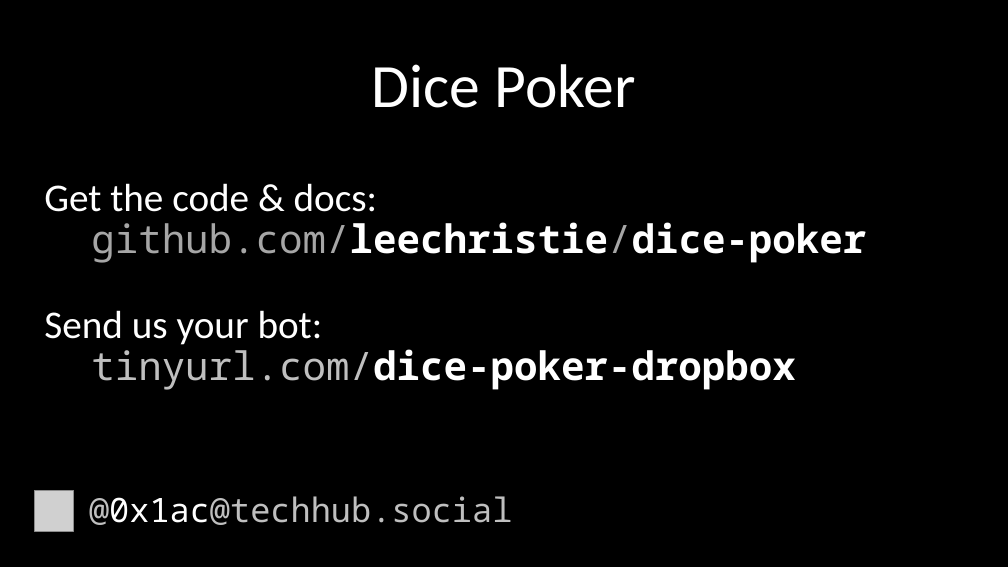
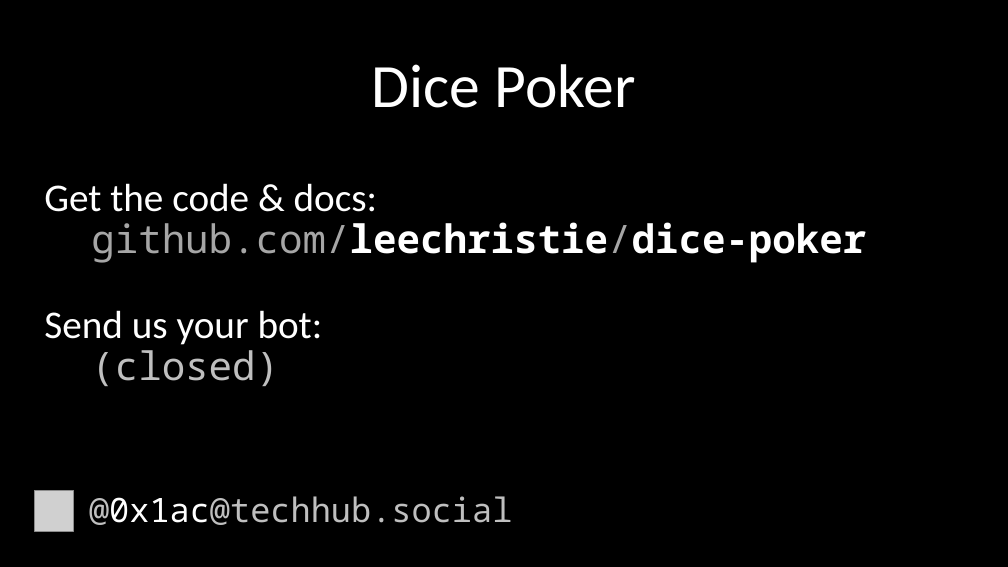
Before and after one commit to leechristie/dice-poker, a slide deck: slide 11 of apug-feb-2023.pptx. Drawn at 1008x567 pixels with LibreOffice and Linux fonts; fonts in the diff are those of the drawing; grey boxes stand for pictures. Boxes give left, top, right and bottom in pixels: in the first picture for what was removed or moved away, otherwise in the second. Text is boxed around its words. In the diff, an @@ line names an element or a change of style, - is before the commit and + after.

```diff
--- a/apug-feb-2023.pptx
+++ b/apug-feb-2023.pptx
@@ text at box(91, 344, 279, 386): text changed; text colour #FFFFFF to #BFBFBF; bold off @@
-tinyurl.com/dice-poker-dropbox
+(closed)
```
Also in this commit, not shown: 1 other slide changed.
